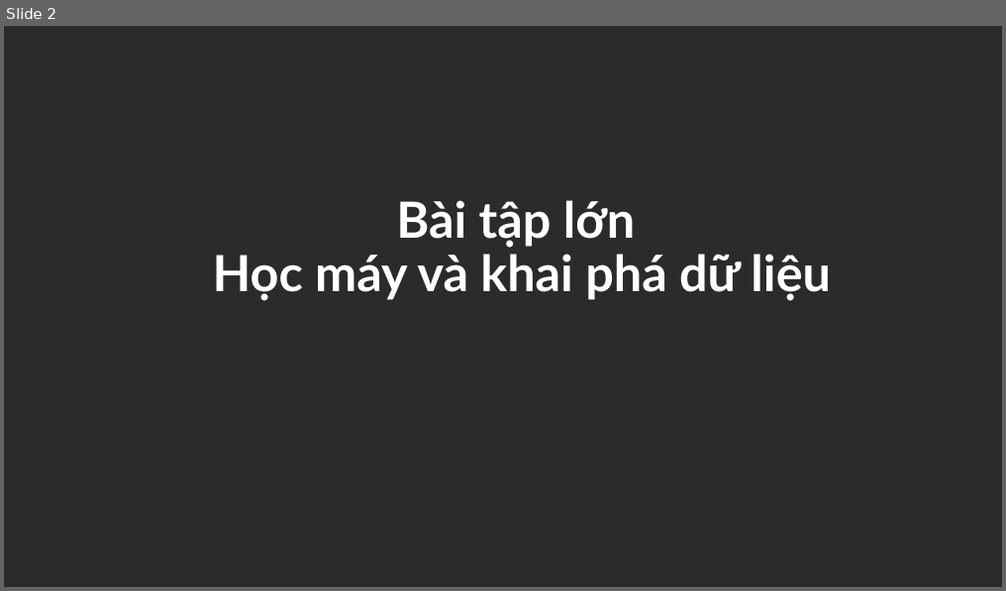
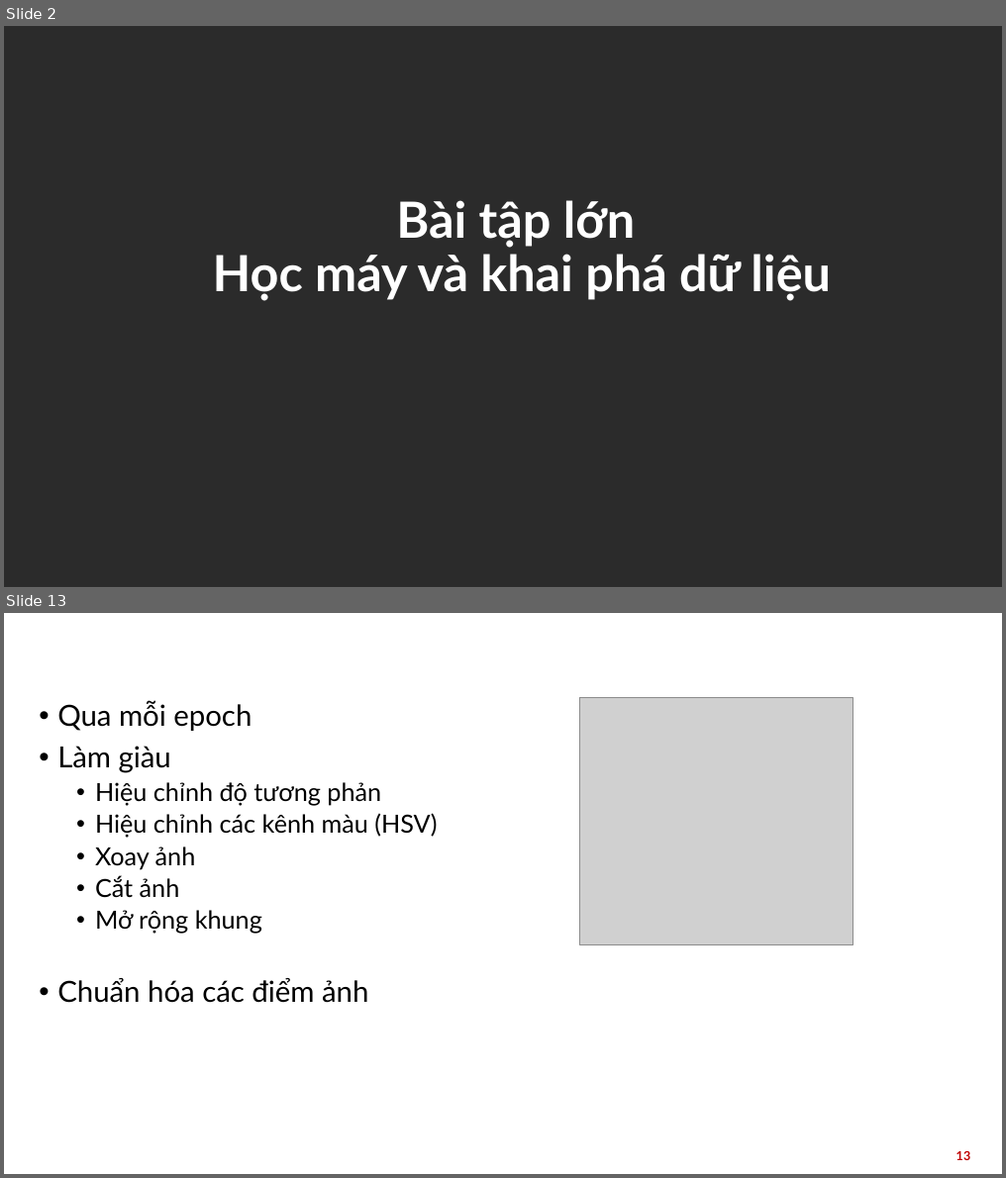
Before and after one commit to congdc00/object_detection, a slide deck: document/Thuyết trình.pptx. Shown one above the other, each under a label of ours: slide 2 before the commit, slides 2 and 13 after it; the slides between them are not shown. The pictures are 1006x591 and 1006x1178 pixels, drawn with LibreOffice and Linux fonts; fonts in the diff are those of the drawing; grey boxes stand for pictures; background and template pictures are left out; a plain dark background stands for a picture behind light text. Boxes give left, top, right and bottom in pixels: in the first picture for what was removed or moved away, otherwise in the second. Text is boxed around its words. In the diff, an @@ line names an element or a change of style, - is before the commit and + after.

```diff
--- a/document/Thuyết trình.pptx
+++ b/document/Thuyết trình.pptx
@@ slide 13 added at <box>4,613,1002,1174</box>, background picture (left out) @@
@@ title added at <box>32,622,974,658</box>, 28 pt, text #FFFFFF, bold @@
+II. Dữ liệu
@@ text added at <box>57,700,437,1003</box>, 24 pt, text #000000 @@
+• Qua mỗi epoch
+• Làm giàu
+  • Hiệu chỉnh độ tương phản
+  • Hiệu chỉnh các kênh màu (HSV)
+  • Xoay ảnh
+  • Cắt ảnh
+  • Mở rộng khung
+• Chuẩn hóa các điểm ảnh
@@ picture added at <box>580,697,853,946</box> @@
@@ page number added at <box>956,1152,971,1160</box>, 12 pt, text #C00000, bold @@
+13
```
Also in this commit, not shown: 3 slides changed, 27 other slides added, 5 slides removed, 27 other files.
